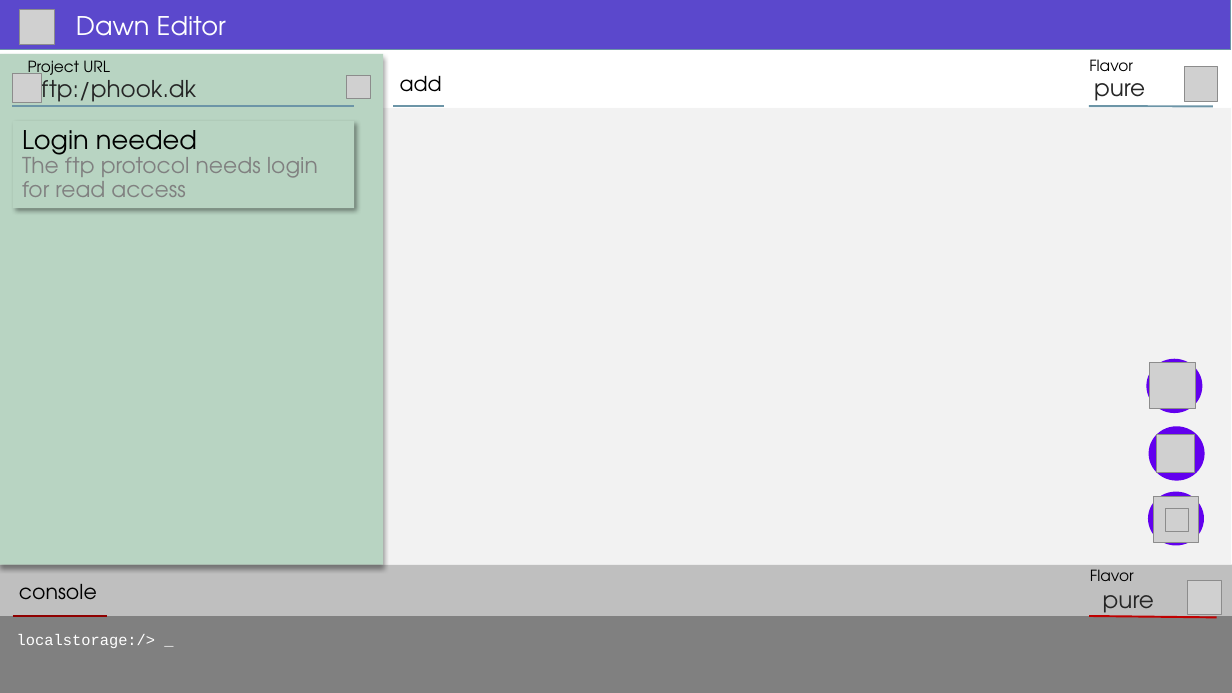
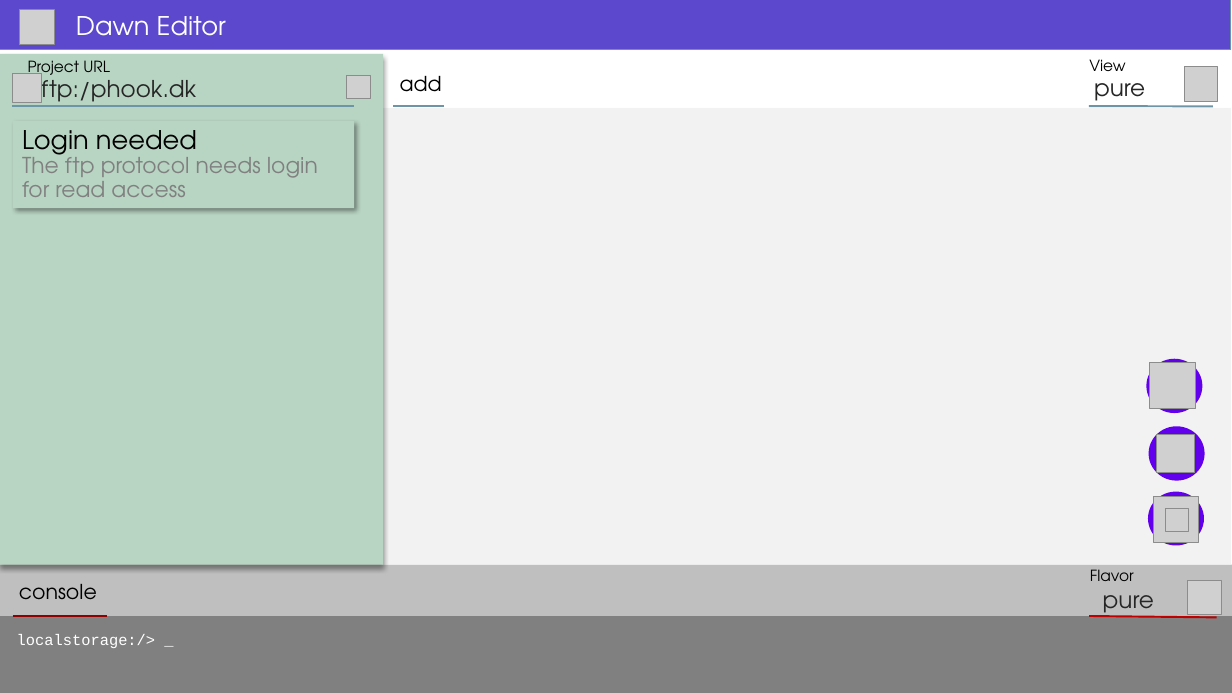
Before and after one commit to phook/Dawn, a slide deck: slide 2 of Editor Google Material Mockup.pptx. Drawn at 1232x693 pixels with LibreOffice and Linux fonts; fonts in the diff are those of the drawing; grey boxes stand for pictures. Boxes give left, top, right and bottom in pixels: in the first picture for what was removed or moved away, otherwise in the second. Text is boxed around its words. In the diff, an @@ line names an element or a change of style, - is before the commit and + after.

```diff
--- a/Editor Google Material Mockup.pptx
+++ b/Editor Google Material Mockup.pptx
@@ text at (1089,59,1125,71): text changed @@
-Flavor
+View
```
Also in this commit, not shown: 1 other slide changed, 1 slide added, 14 other files.
